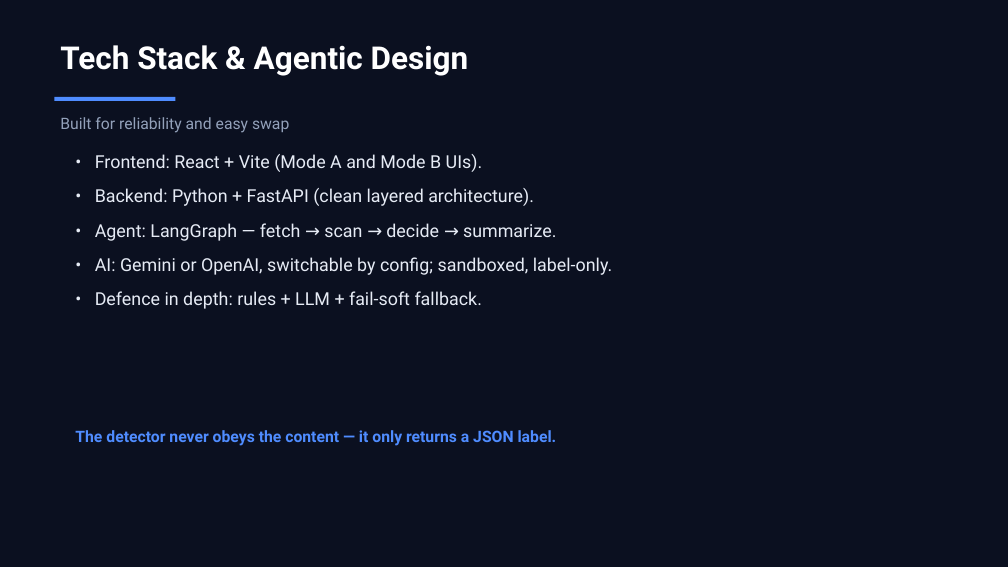
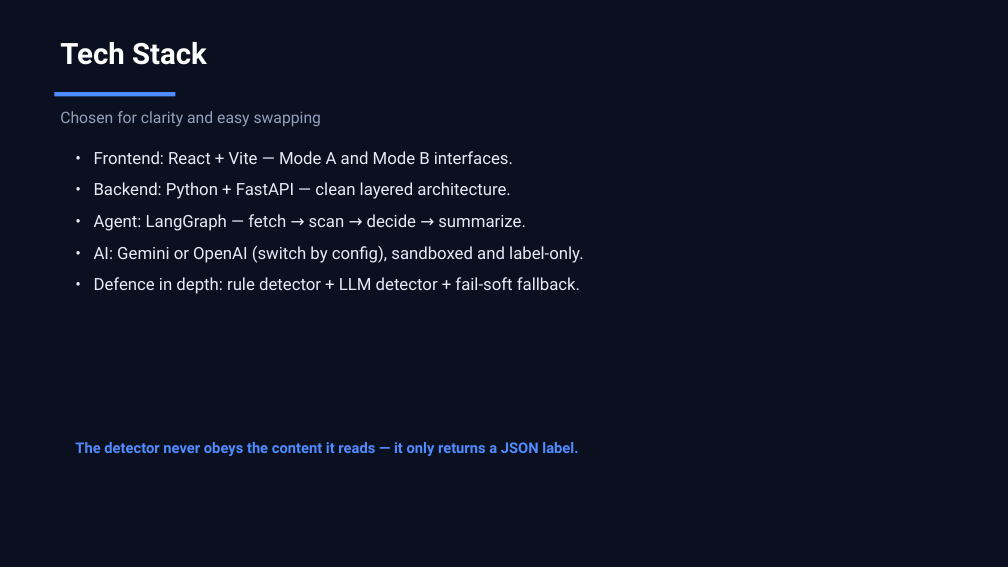
Before and after one commit to Bhavin0206/prompt-injection-firewall, a slide deck: slide 12 of docs/pitch_deck.pptx (slide 9 before the commit). Drawn at 1008x567 pixels with LibreOffice and Linux fonts; fonts in the diff are those of the drawing. Boxes give left, top, right and bottom in pixels: in the first picture for what was removed or moved away, otherwise in the second. Text is boxed around its words. In the diff, an @@ line names an element or a change of style, - is before the commit and + after.

Commit message:
docs: pitch deck v2 - real screenshots, PDF export, drop generator
- add Mode A (blocked/safe) and Mode B (dashboard) screenshots

- rebuild deck: 14 slides, plain-language 'How It Works', screenshot slides

- thin border on screenshots; matched sizes (no distortion)

- export docs/pitch_deck.pdf (14 pages) for submission

- remove the deck generator script from the repo (kept locally, git-ignored)

```diff
--- a/docs/pitch_deck.pptx
+++ b/docs/pitch_deck.pptx
@@ text at <box>60,42,207,65</box>: text changed; size 30 to 28 pt @@
-Tech Stack & Agentic Design
+Tech Stack
@@ rectangle: place and size @@
-rectangle at <box>54,97,175,101</box>
+rectangle at <box>54,92,175,97</box>
@@ text at <box>60,111,322,127</box>: text changed @@
-Built for reliability and easy swap
+Chosen for clarity and easy swapping
@@ text at <box>94,151,513,199</box>: text changed; size 17 to 16 pt @@
-• Frontend: React + Vite (Mode A and Mode B UIs).
-• Backend: Python + FastAPI (clean layered architecture).
+• Frontend: React + Vite — Mode A and Mode B interfaces.
+• Backend: Python + FastAPI — clean layered architecture.
@@ text at <box>94,214,526,231</box>: size 17 to 16 pt in "• Agent: LangGraph — fetch → scan ..."; less space between paragraphs @@
@@ text at <box>94,246,583,294</box>: text changed; size 17 to 16 pt @@
-• AI: Gemini or OpenAI, switchable by config; sandboxed, label-only.
-• Defence in depth: rules + LLM + fail-soft fallback.
+• AI: Gemini or OpenAI (switch by config), sandboxed and label-only.
+• Defence in depth: rule detector + LLM detector + fail-soft fallback.
@@ text at <box>75,442,578,456</box>: text changed; size 15 to 14 pt @@
-The detector never obeys the content — it only returns a JSON label.
+The detector never obeys the content it reads — it only returns a JSON label.
```
Also in this commit, not shown: 10 other slides changed, 3 slides added, 5 other files.
